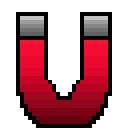
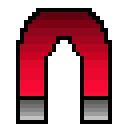
Comparing the layer stacks of the two (128, 128) images. Changes:
added group "Group 1" with 2 layers over [16, 8, 112, 124]
moved "metal colour" into group "Group 1", painted on it over [20, 12, 108, 124]
moved "outline" into group "Group 1", painted on it over [16, 8, 112, 128]
